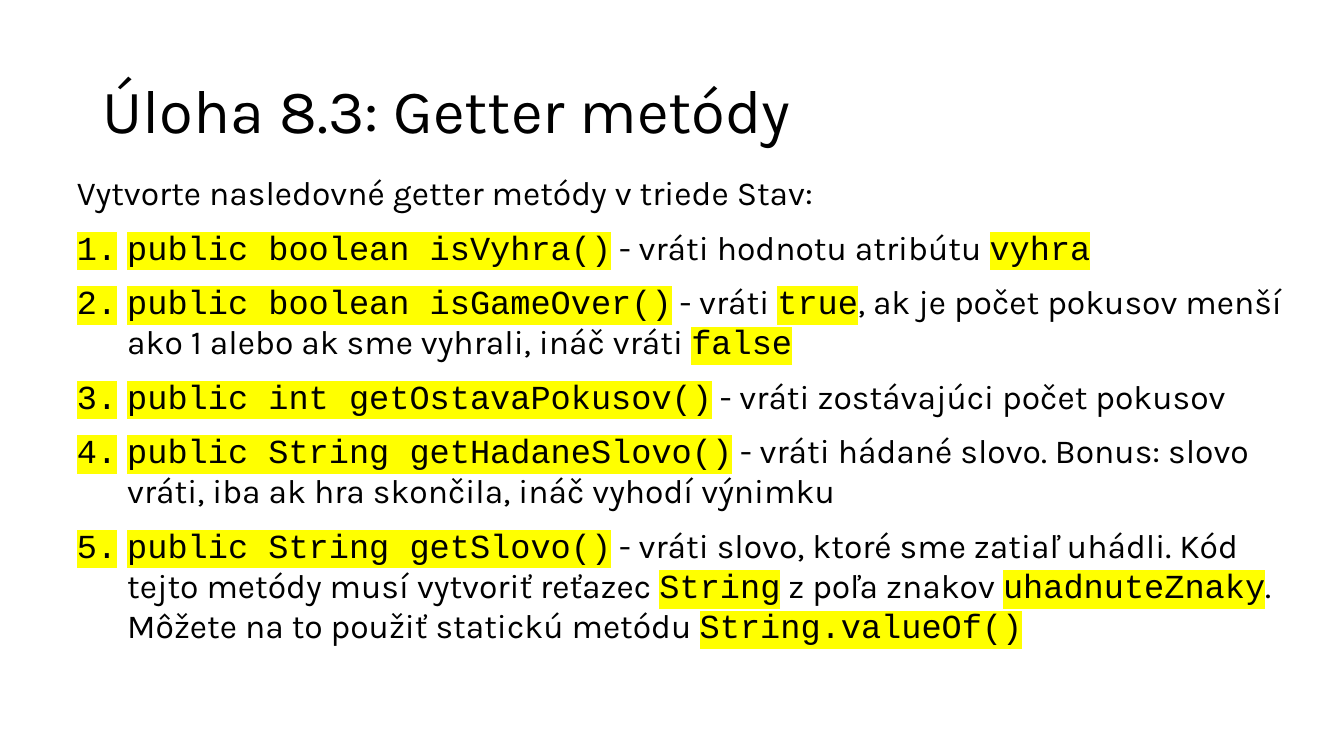
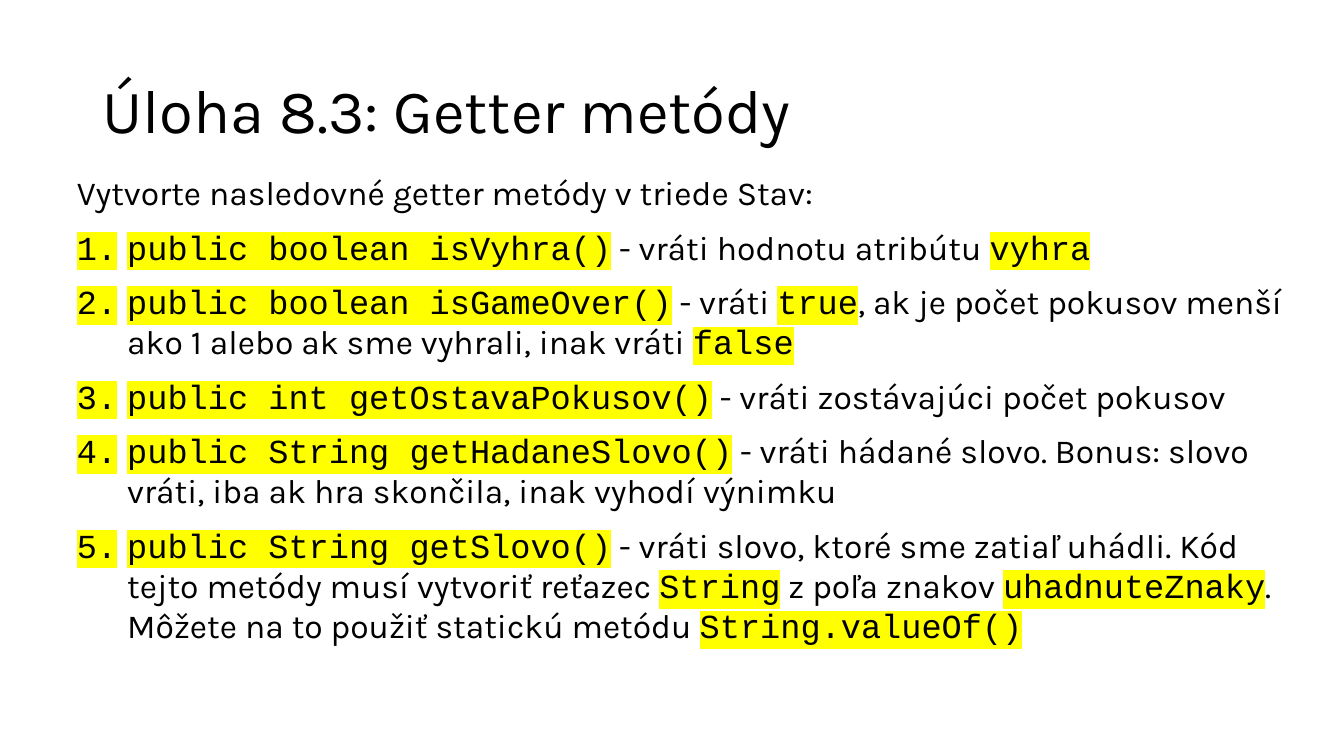
Before and after one commit to wagjo/oop, a slide deck: slide 6 of prezentacie/c08w.pptx. Drawn at 1344x756 pixels with LibreOffice and Linux fonts; fonts in the diff are those of the drawing. Boxes give left, top, right and bottom in pixels: in the first picture for what was removed or moved away, otherwise in the second. Text is boxed around its words. In the diff, an @@ line names an element or a change of style, - is before the commit and + after.

Commit message:
Slovak grammar: c08w.pptx

```diff
--- a/prezentacie/c08w.pptx
+++ b/prezentacie/c08w.pptx
@@ text at box(127, 288, 1282, 363): text changed @@
-2. public boolean isGameOver() - vráti true, ak je počet pokusov menší ako 1 alebo ak sme vyhrali, ináč vráti false
+2. public boolean isGameOver() - vráti true, ak je počet pokusov menší ako 1 alebo ak sme vyhrali, inak vráti false
@@ text at box(127, 437, 1249, 512): text changed @@
-4. public String getHadaneSlovo() - vráti hádané slovo. Bonus: slovo vráti, iba ak hra skončila, ináč vyhodí výnimku
+4. public String getHadaneSlovo() - vráti hádané slovo. Bonus: slovo vráti, iba ak hra skončila, inak vyhodí výnimku
```
